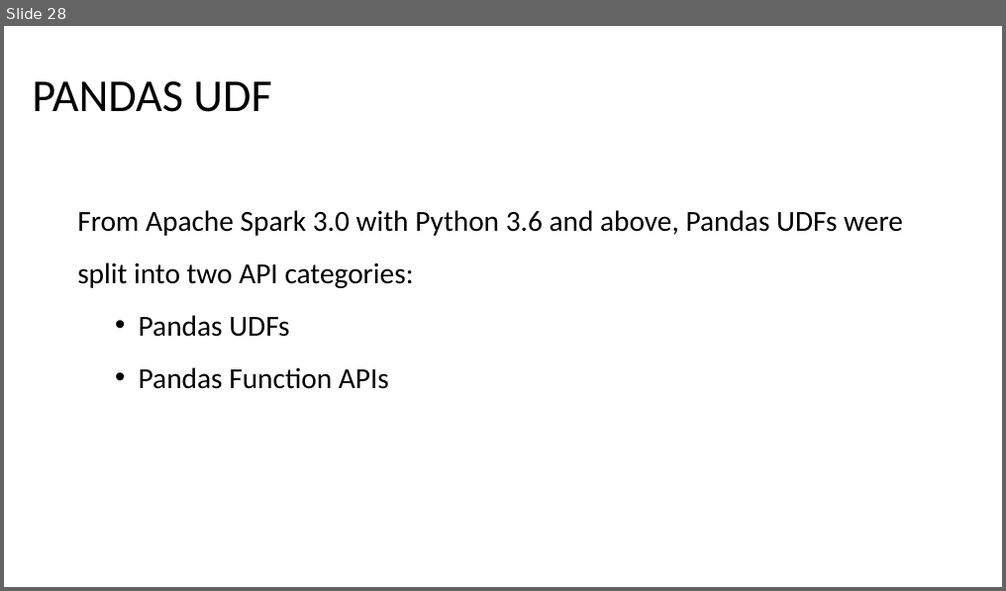
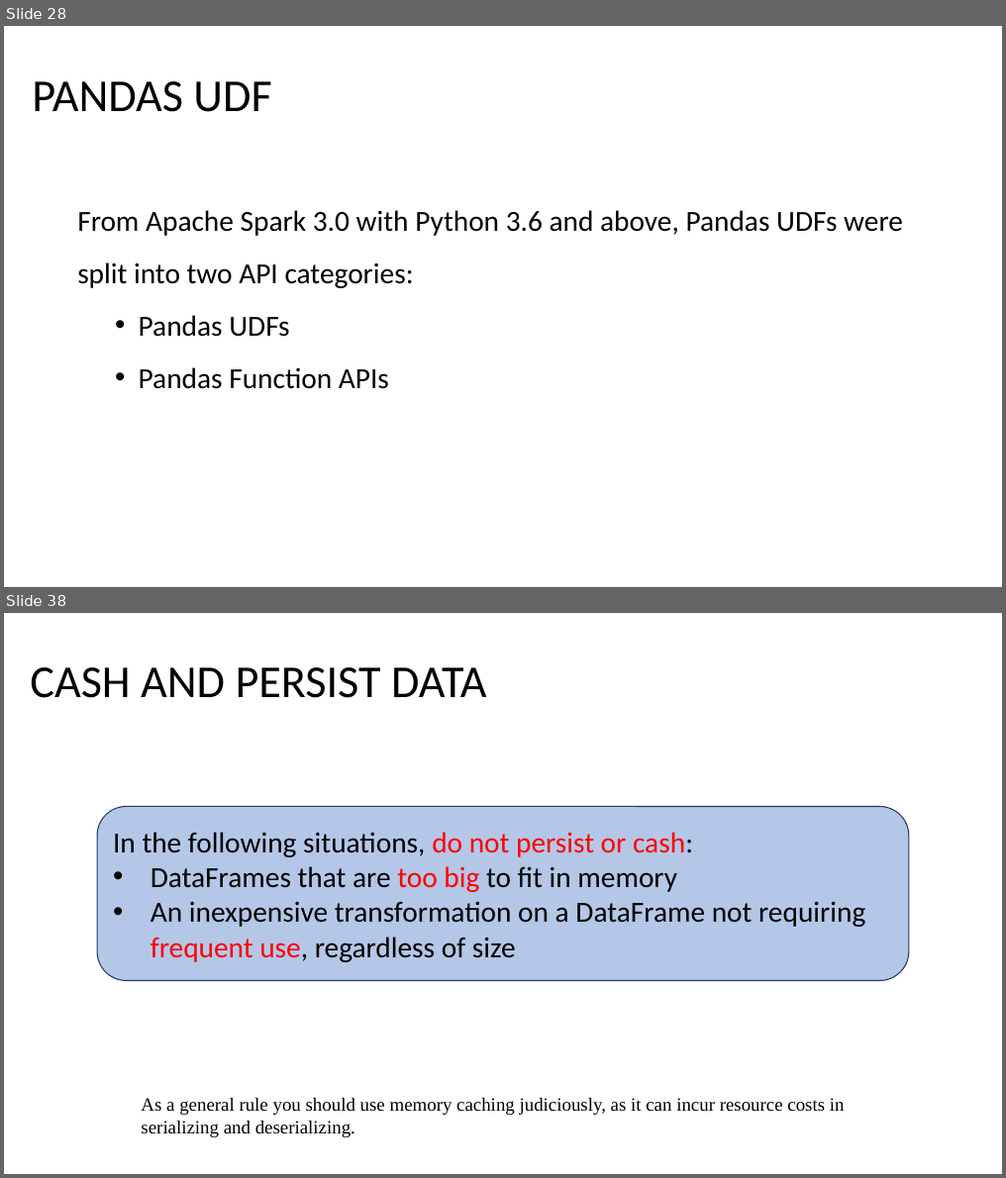
Before and after one commit to atarighati/Learning-Spark-Second_Edition, a slide deck: Learning Spark Notes.pptx. Shown one above the other, each under a label of ours: slide 28 before the commit, slides 28 and 38 after it; the slides between them are not shown. The pictures are 1006x591 and 1006x1178 pixels, drawn with LibreOffice and Linux fonts; fonts in the diff are those of the drawing. Boxes give left, top, right and bottom in pixels: in the first picture for what was removed or moved away, otherwise in the second. Text is boxed around its words. In the diff, an @@ line names an element or a change of style, - is before the commit and + after.

```diff
--- a/Learning Spark Notes.pptx
+++ b/Learning Spark Notes.pptx
@@ slide 38 added at box(4, 613, 1002, 1174), background #FFFFFF @@
@@ title added at box(30, 667, 486, 698), 44 pt, text #000000 @@
+CASH AND PERSIST DATA
@@ rounded rectangle added at box(97, 807, 908, 981), fill #B4C7E7, outline #203864 1 pt, 28 pt, text #000000 @@
+In the following situations, do not persist or cash:
+• DataFrames that are too big to fit in memory
+• An inexpensive transformation on a DataFrame not requiring frequent use, regardless of size
@@ text added at box(141, 1098, 845, 1138), 18 pt, text #000000 @@
+As a general rule you should use memory caching judiciously, as it can incur resource costs in serializing and deserializing.
```
Also in this commit, not shown: 11 other slides added.
